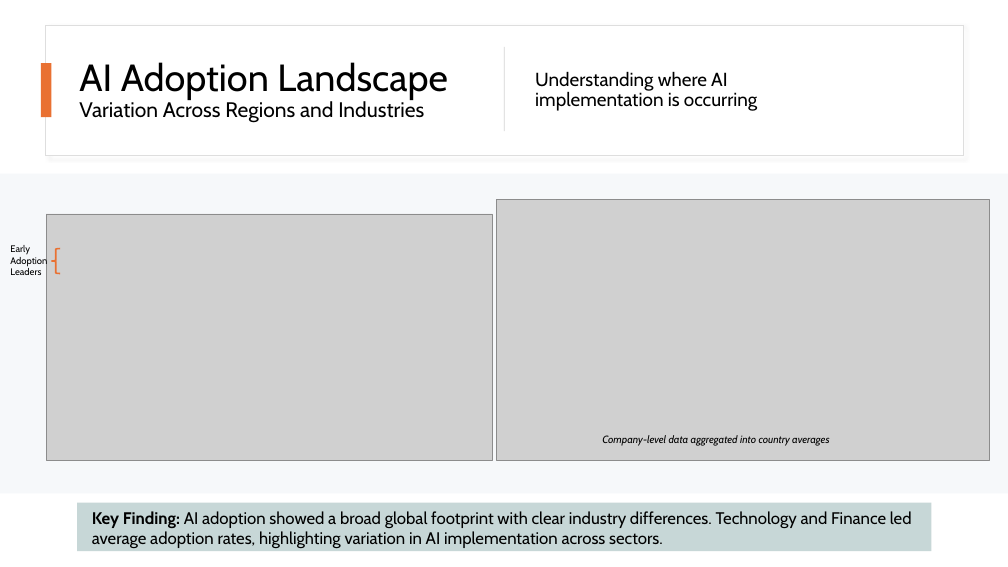
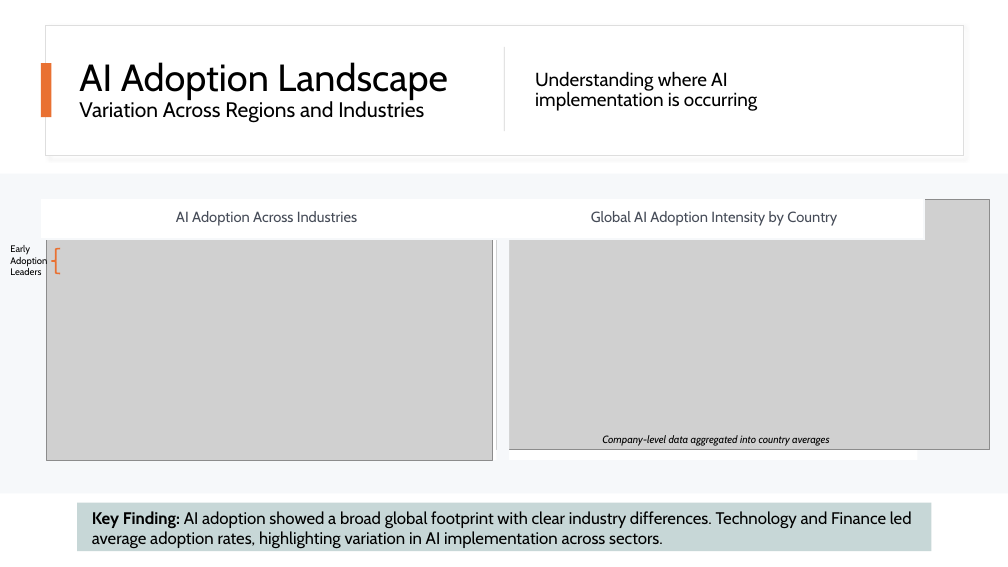
Before and after one commit to S-Shockley/MidtermAIAdoption, a slide deck: slide 4 of Presentation/Global AI Adoption & Workforce Impact Dataset09Jun.pptx. Drawn at 1008x567 pixels with LibreOffice and Linux fonts; fonts in the diff are those of the drawing; grey boxes stand for pictures. Boxes give left, top, right and bottom in pixels: in the first picture for what was removed or moved away, otherwise in the second. Text is boxed around its words. In the diff, an @@ line names an element or a change of style, - is before the commit and + after.

```diff
--- a/Presentation/Global AI Adoption & Workforce Impact Dataset09Jun.pptx
+++ b/Presentation/Global AI Adoption & Workforce Impact Dataset09Jun.pptx
@@ rectangle added at (40, 198, 924, 239), fill #FFFFFF, outline #F6F8FA 1.5 pt @@
@@ picture: place and size @@
-picture at (497, 200, 990, 460)
+picture at (497, 200, 990, 450)
@@ text added at (176, 211, 357, 226), 14 pt, text #464C58 @@
+AI Adoption Across Industries
@@ rectangle added at (492, 219, 917, 460), fill #FFFFFF @@
@@ text added at (591, 211, 837, 226), 14 pt, text #464C58 @@
+Global AI Adoption Intensity by Country
@@ rectangle added at (497, 240, 510, 461), fill #F6F8FA @@
```
Also in this commit, not shown: 2 other slides changed, 13 other files.
